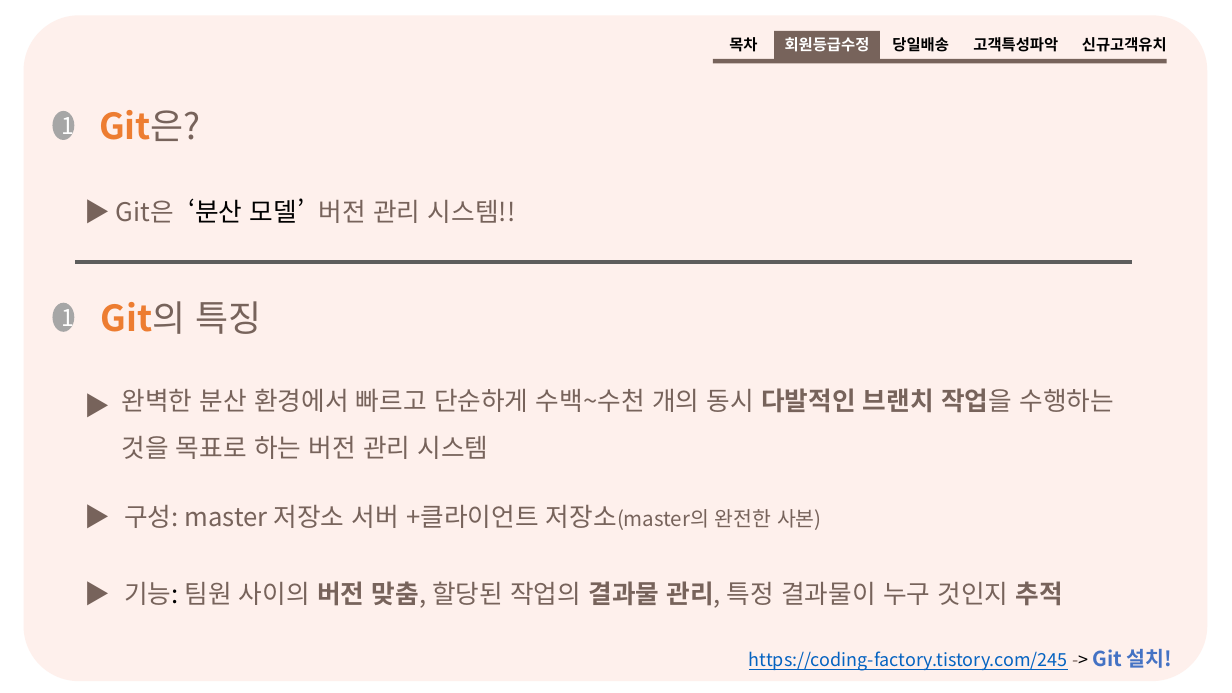
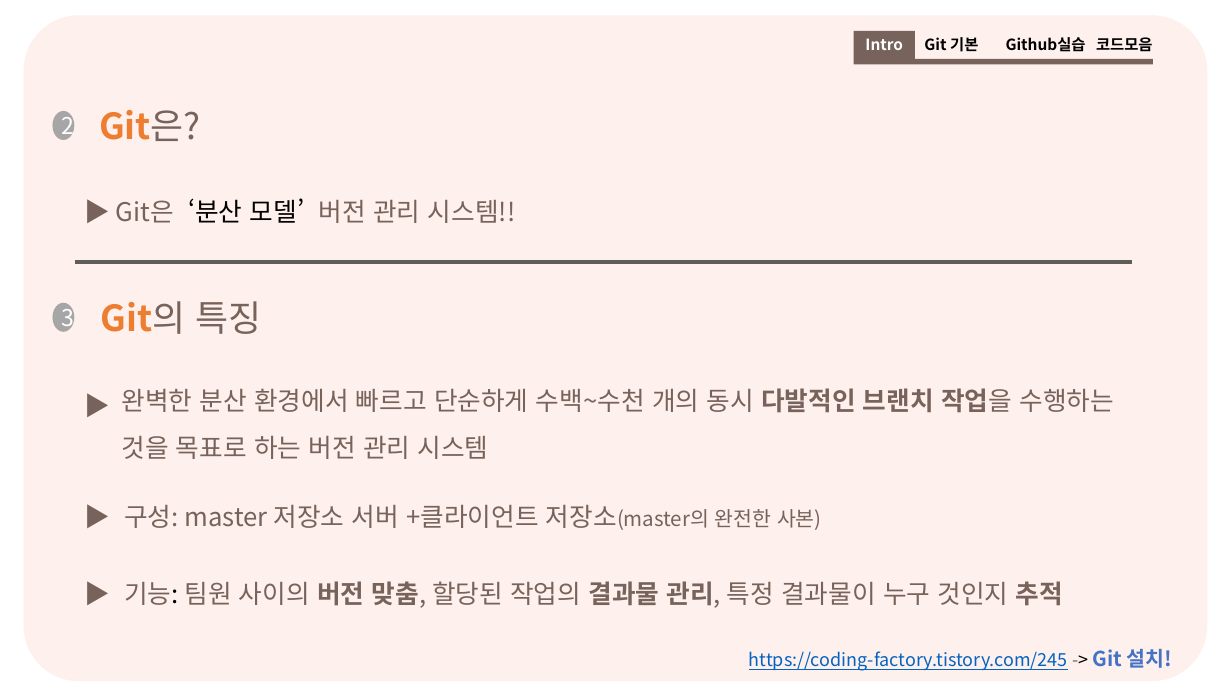
Before and after one commit to hw79chopin/YBIGTA-lecture-note, a slide deck: slide 4 of git,github/Git_Github_practice.pptx. Drawn at 1232x693 pixels with LibreOffice and Linux fonts; fonts in the diff are those of the drawing. Boxes give left, top, right and bottom in pixels: in the first picture for what was removed or moved away, otherwise in the second. Text is boxed around its words. In the diff, an @@ line names an element or a change of style, - is before the commit and + after.

```diff
--- a/git,github/Git_Github_practice.pptx
+++ b/git,github/Git_Github_practice.pptx
@@ rectangle resized from (x1=714, y1=59, x2=1167, y2=64) to (x1=854, y1=59, x2=1153, y2=65) @@
@@ rectangle added at (x1=854, y1=31, x2=915, y2=59), fill #77635B, 12 pt, text #FFFFFF, bold @@
+Intro
@@ text added at (x1=924, y1=37, x2=978, y2=52), 12 pt, text #000000, bold @@
+Git 기본
@@ group removed at (x1=729, y1=31, x2=1058, y2=59): 3 texts, 1 rectangle @@
-목차
-회원등급수정
-당일배송
-고객특성파악
@@ text added at (x1=1006, y1=37, x2=1086, y2=52), 12 pt, text #000000, bold @@
+Github실습
@@ text at (x1=1096, y1=37, x2=1153, y2=52): text changed @@
-신규고객유치
+코드모음
@@ text in ellipse at (x1=62, y1=111, x2=75, y2=140): text changed @@
-1
+2
@@ text in ellipse at (x1=62, y1=303, x2=75, y2=332): text changed @@
-1
+3
```
Also in this commit, not shown: 23 other slides changed, 11 slides added, 7 slides removed.
